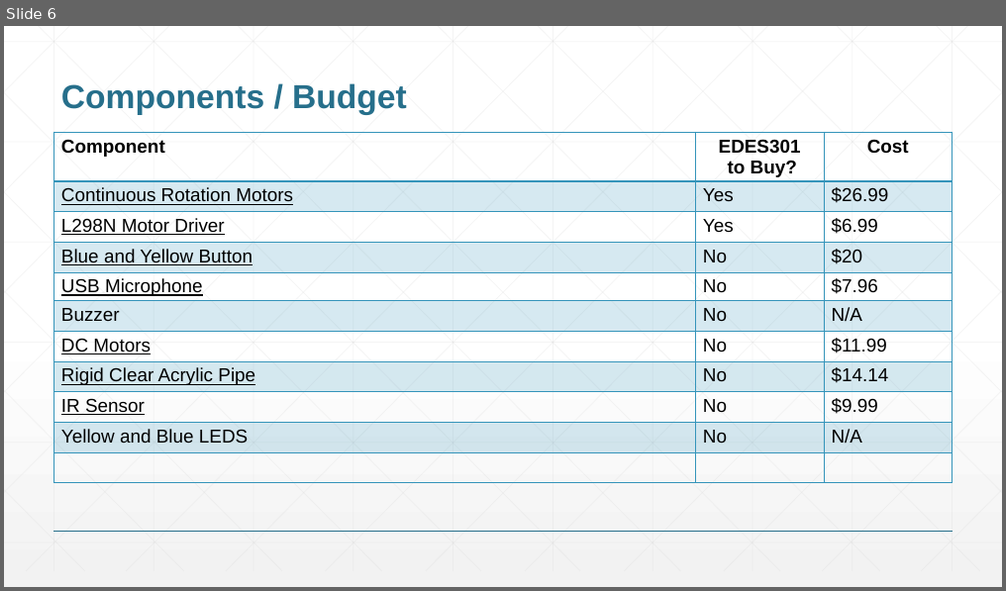
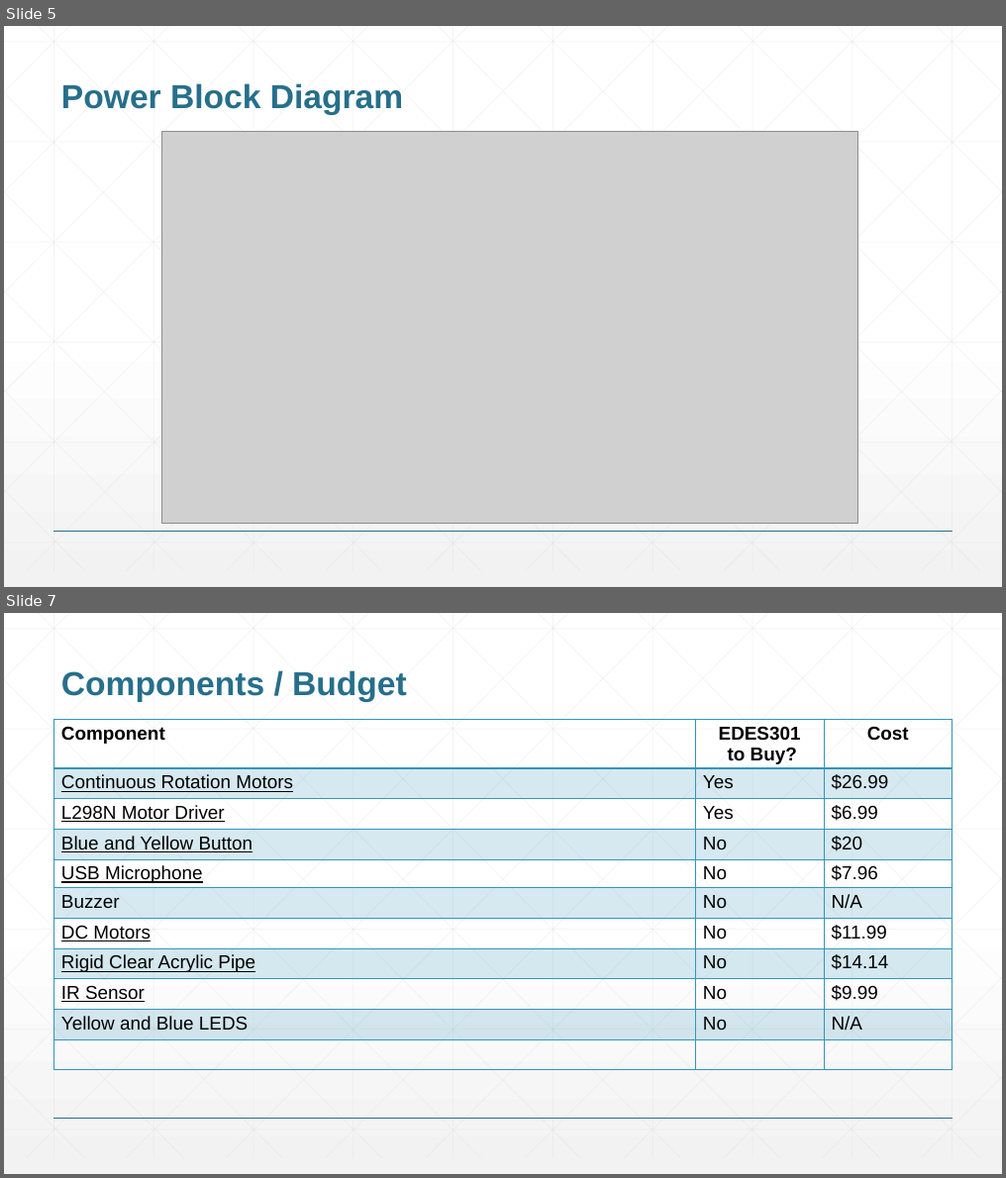
Before and after one commit to BrianoAden/Dog-Treat-Launcher, a slide deck: project_01/docs/Briano_EDES301_project_01_proposal.pptx. Shown one above the other, each under a label of ours: slide 6 before the commit, slides 5 and 7 after it; the slides between them are not shown. The pictures are 1006x591 and 1006x1178 pixels, drawn with LibreOffice and Linux fonts; fonts in the diff are those of the drawing; grey boxes stand for pictures. Boxes give left, top, right and bottom in pixels: in the first picture for what was removed or moved away, otherwise in the second. Text is boxed around its words. In the diff, an @@ line names an element or a change of style, - is before the commit and + after.

```diff
--- a/project_01/docs/Briano_EDES301_project_01_proposal.pptx
+++ b/project_01/docs/Briano_EDES301_project_01_proposal.pptx
@@ slide 5 added at [4,26,1002,587], background gradient #FFFFFF to #F2F2F2; not listed: 47 template elements that a slide beside it also shows @@
@@ title added at [61,83,403,115], 32 pt, text #266F8B, bold @@
+Power Block Diagram
@@ picture added at [161,132,858,524] @@
@@ what was slide 6 is now slide 7 @@
```
Also in this commit, not shown: 3 slides changed, 2 other slides added, 2 slides removed, 4 other files.
